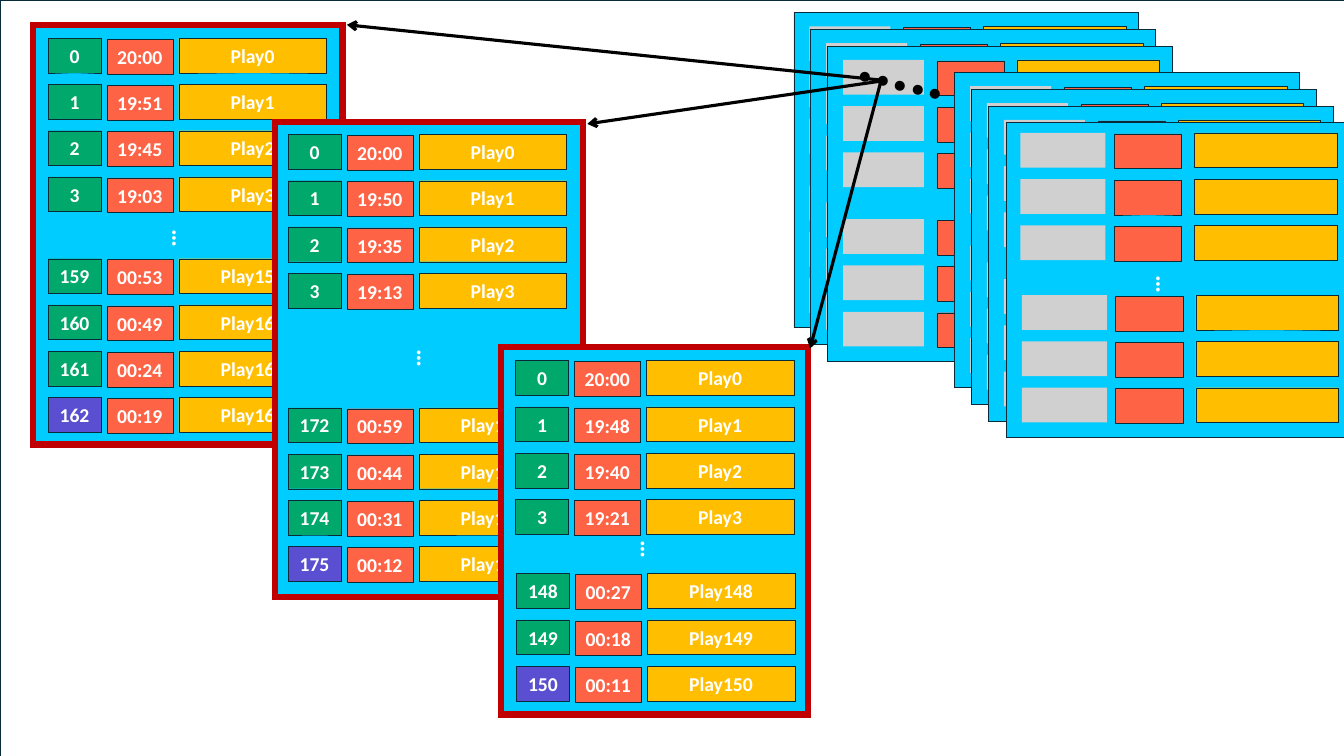
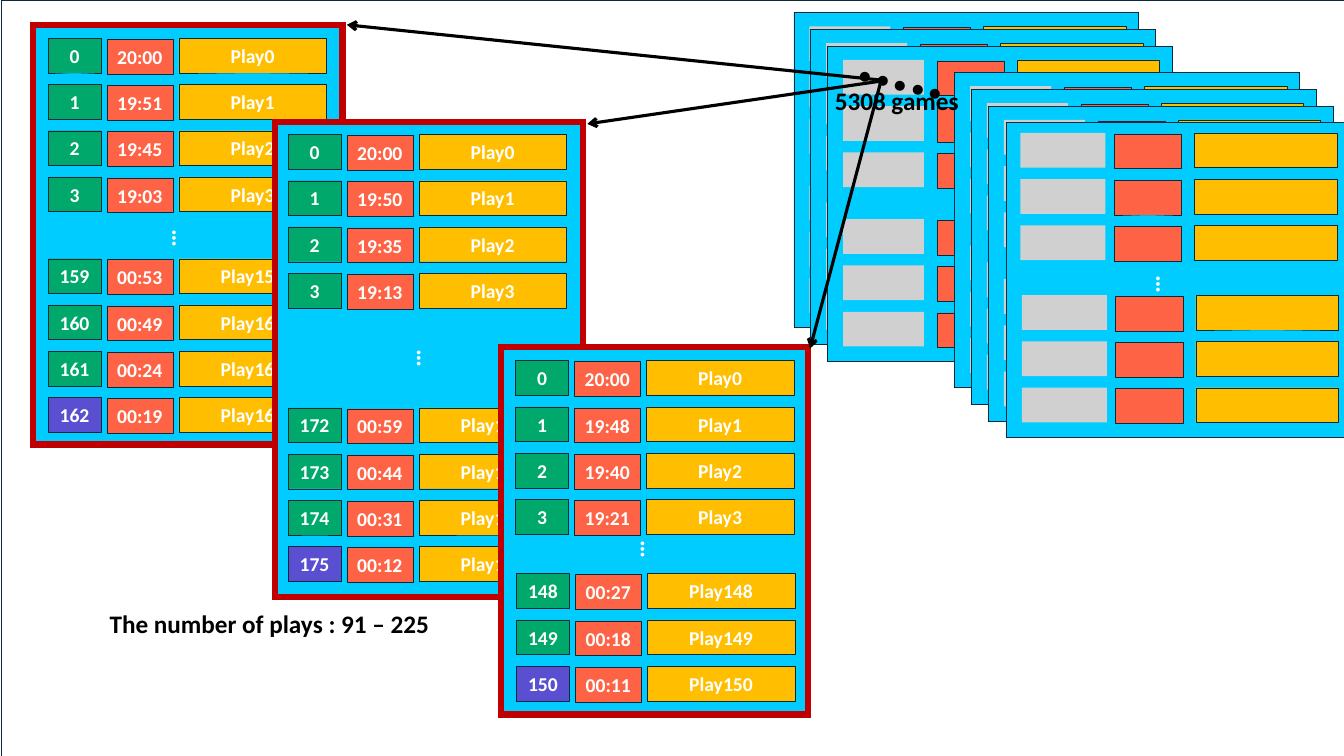
Before and after one commit to KUcyans/AppML_Final, a slide deck: slide 3 of Conceptualise.pptx. Drawn at 1344x756 pixels with LibreOffice and Linux fonts; fonts in the diff are those of the drawing; grey boxes stand for pictures. Boxes give left, top, right and bottom in pixels: in the first picture for what was removed or moved away, otherwise in the second. Text is boxed around its words. In the diff, an @@ line names an element or a change of style, - is before the commit and + after.

```diff
--- a/Conceptualise.pptx
+++ b/Conceptualise.pptx
@@ text added at (835,89,958,116), 18 pt, text #000000, bold @@
+5308 games
@@ text added at (110,615,429,637), 18 pt, text #000000, bold @@
+The number of plays : 91 – 225
```
Also in this commit, not shown: 9 other files.
